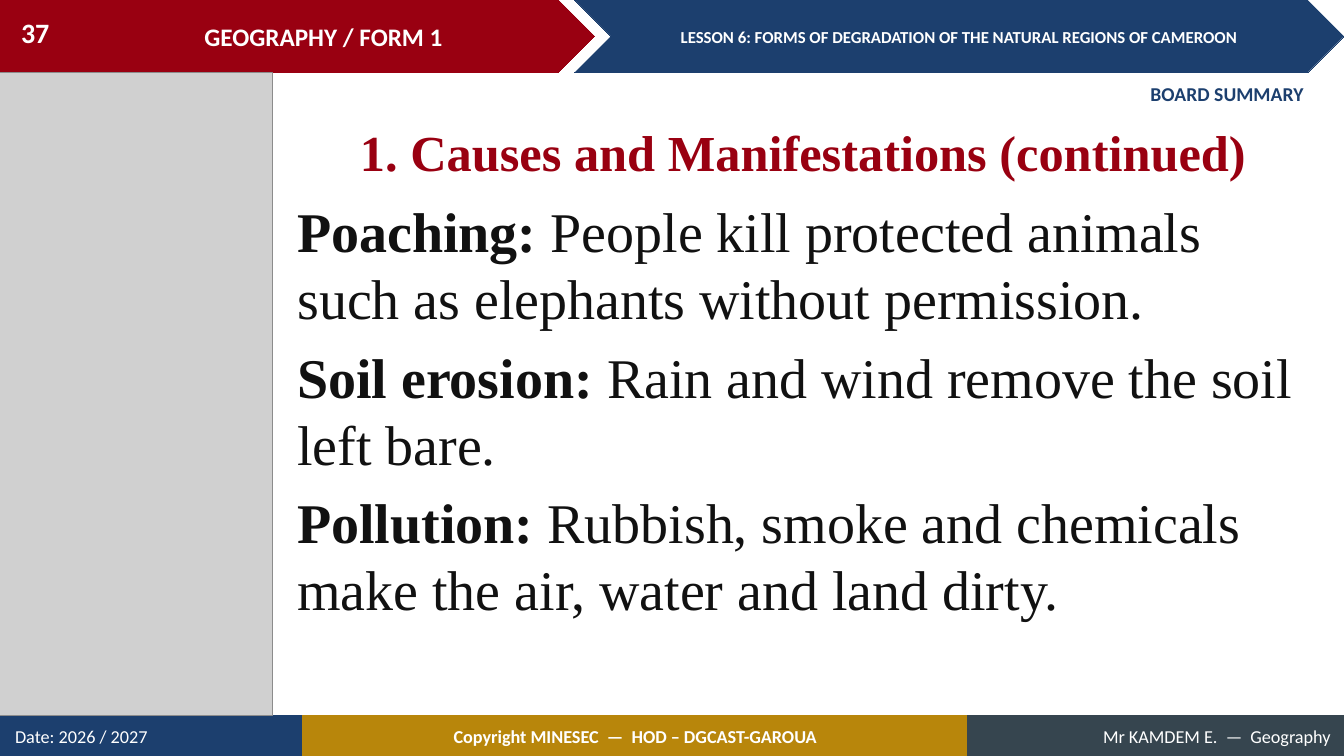
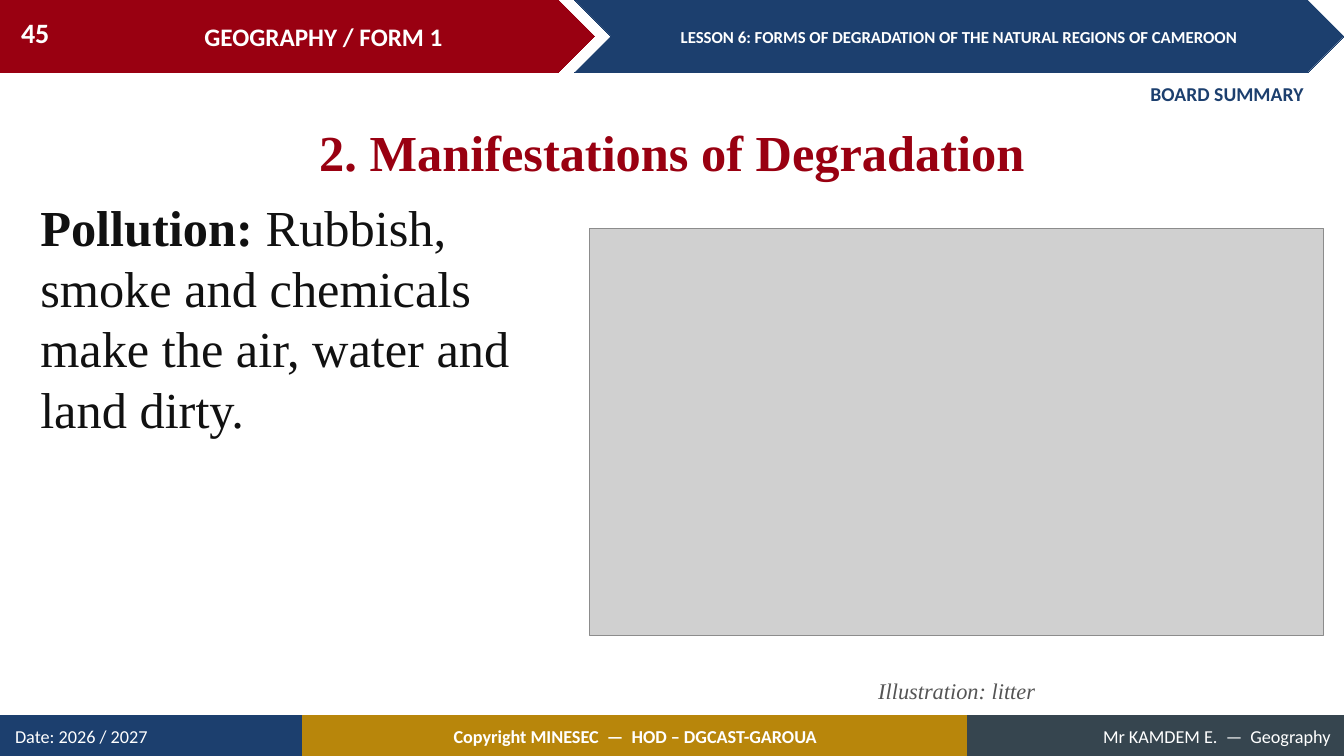
Before and after one commit to Berthautk/linea-github, a slide deck: slide 45 of lecons/F1/10_F1_M2_L06_Forms_of_Degradation_of_the_Natural_Regions_of_Cameroon.pptx (slide 37 before the commit). Drawn at 1344x756 pixels with LibreOffice and Linux fonts; fonts in the diff are those of the drawing; grey boxes stand for pictures. Boxes give left, top, right and bottom in pixels: in the first picture for what was removed or moved away, otherwise in the second. Text is boxed around its words. In the diff, an @@ line names an element or a change of style, - is before the commit and + after.

```diff
--- a/lecons/F1/10_F1_M2_L06_Forms_of_Degradation_of_the_Natural_Regions_of_Cameroon.pptx
+++ b/lecons/F1/10_F1_M2_L06_Forms_of_Degradation_of_the_Natural_Regions_of_Cameroon.pptx
@@ page number at (x1=21, y1=24, x2=49, y2=43): text changed @@
-37
+45
@@ picture removed at (x1=0, y1=73, x2=272, y2=716) @@
@@ text added at (x1=319, y1=135, x2=1025, y2=181), 36 pt, text #990011, bold @@
+2. Manifestations of Degradation
@@ text removed at (x1=360, y1=135, x2=1245, y2=181) @@
-1. Causes and Manifestations (continued)
@@ text "Pollution: Rubbish, smoke and chemicals ..." moved from (x1=297, y1=213, x2=1292, y2=621) to (x1=40, y1=211, x2=510, y2=438) @@
@@ text "Pollution: Rubbish, smoke and chemicals ..." at (x1=40, y1=211, x2=510, y2=438): size 40 to 36 pt @@
@@ text at (x1=297, y1=213, x2=1292, y2=466): paragraphs removed @@
-Poaching: People kill protected animals such as elephants without permission.
-Soil erosion: Rain and wind remove the soil left bare.
@@ picture added at (x1=590, y1=229, x2=1324, y2=636) @@
@@ text added at (x1=878, y1=683, x2=1035, y2=700), 16 pt, text #555555, italic @@
+Illustration: litter
```
Also in this commit, not shown: 20 other slides changed, 13 slides added, 2 slides removed, 31 other files.
